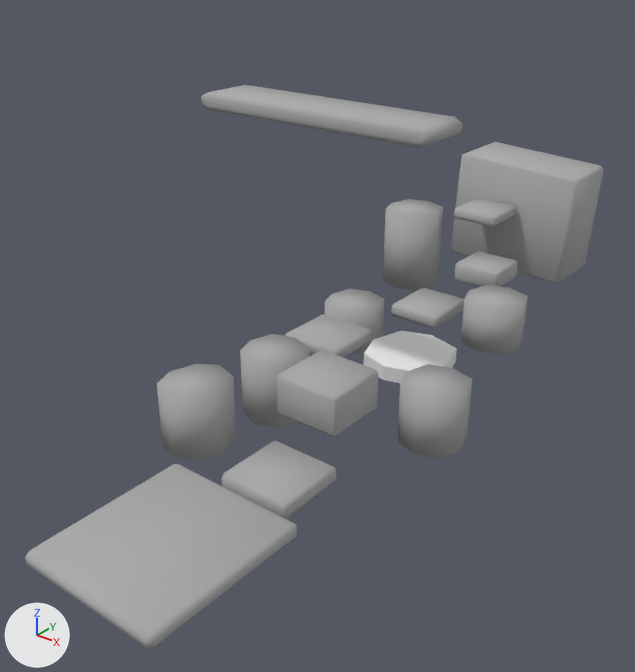
A saved change to the OBJ model rami/scenes/stonescrawl.obj.
One viewpoint serves both versions: a 50 mm camera at (7.12, -10.78, 8.83) aimed at (-2.67, 1.46, 1.24). Every picture has the same lights, and +X, +Y and +Z are marked at lower left. Where no turn or scale is listed for an object, it has been applied to the vertices.

Script lines for the objects in view, before the commit:
```python
ob_mesh_003_mesh_008_mesh_008_mesh_002_group19559_000 = bpy.data.objects.new('Mesh.003_Mesh.008_Mesh.008_Mesh.002_Group19559.000', me_mesh_003_mesh_008_mesh_008_mesh_002_group19559_000)
ob_mesh_003_mesh_008_mesh_008_mesh_002_group19559_000.location = (0.0, 0.0, 0.0)
ob_mesh_016_mesh_mesh_006_mesh_005_group19649_000 = bpy.data.objects.new('Mesh.016_Mesh_Mesh.006_Mesh.005_Group19649.000', me_mesh_016_mesh_mesh_006_mesh_005_group19649_000)
ob_mesh_016_mesh_mesh_006_mesh_005_group19649_000.location = (0.0, 0.0, 0.0)
ob_mesh_017_mesh_014_mesh_009_mesh_015_group19529_001 = bpy.data.objects.new('Mesh.017_Mesh.014_Mesh.009_Mesh.015_Group19529.001', me_mesh_017_mesh_014_mesh_009_mesh_015_group19529_001)
ob_mesh_017_mesh_014_mesh_009_mesh_015_group19529_001.location = (0.0, 0.0, 0.0)
# also in view: 'Mesh.001_Mesh.007_Mesh.003_Mesh.010_Group19514.000' at (-2.11, 1.08, 0.34); 'Mesh.010_Mesh.001_Mesh.011_Mesh.003_Group19499.000' at (-1.26, -1.35, -0.01); 'Mesh.009_Mesh.012_Mesh.010_Mesh.009_Group19589.000' at (-2.49, 9.86, 1.75); 'Mesh.002_Mesh.015_Mesh.007_Mesh.007_Group19664.000' at (-1.17, 6.06, 0.39); 'Mesh.007_Mesh.004_Mesh.001_Mesh.006_Group19544.000' at (-2.98, 6.16, 0.14)
```
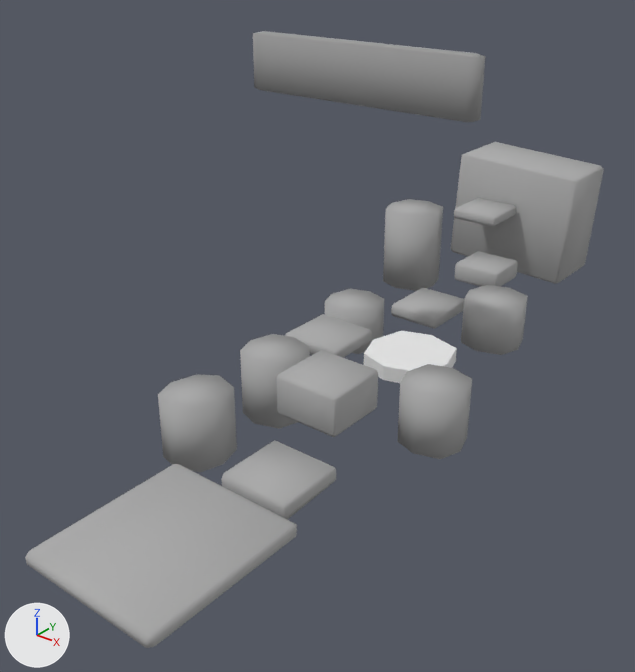
Where the change shows, as pixel boxes (x1, y1, x2, y2) in the pictures (635 x 672 px):
'Mesh.011_Mesh.017_Mesh.014_Mesh.009_Mesh.015_Group19529.001', added
    after: (253, 31, 485, 122)
'Mesh.017_Mesh.014_Mesh.009_Mesh.015_Group19529.001', deleted
    before: (201, 85, 462, 148)
'Mesh.016_Mesh_Mesh.006_Mesh.005_Group19649.000', mesh moved
    before: (157, 364, 236, 462)
    after: (158, 375, 237, 472)

The change in detail:
me_mesh_016_mesh_mesh_006_mesh_005_group19649_000 has 18 vertices, 32 faces and spans x -4.487..-3.153, y -1.468..-0.122, z -0.605..0.863.
me_mesh_016_mesh_mesh_006_mesh_005_group19649_000 is used by ob_mesh_016_mesh_mesh_006_mesh_005_group19649_000; location (0.0, 0.0, 0.0).
me_mesh_016_mesh_mesh_006_mesh_005_group19649_000 part 1: the whole mesh is moved by (0.0, 0.0, -0.24).
Mesh me_mesh_011_mesh_017_mesh_014_mesh_009_mesh_015_group19529_001 is new.
It has 24 vertices, 44 faces and spans x -4.76..0.11, y 2.04..2.34, z 5.68..6.75.
It uses material mat_none_003 (grey #ababab).
Object 'Mesh.017_Mesh.014_Mesh.009_Mesh.015_Group19529.001' (ob_mesh_017_mesh_014_mesh_009_mesh_015_group19529_001) is deleted.
Object 'Mesh.011_Mesh.017_Mesh.014_Mesh.009_Mesh.015_Group19529.001' (ob_mesh_011_mesh_017_mesh_014_mesh_009_mesh_015_group19529_001) is new; it shows me_mesh_011_mesh_017_mesh_014_mesh_009_mesh_015_group19529_001.
Its location is (0.0, 0.0, 0.0).
